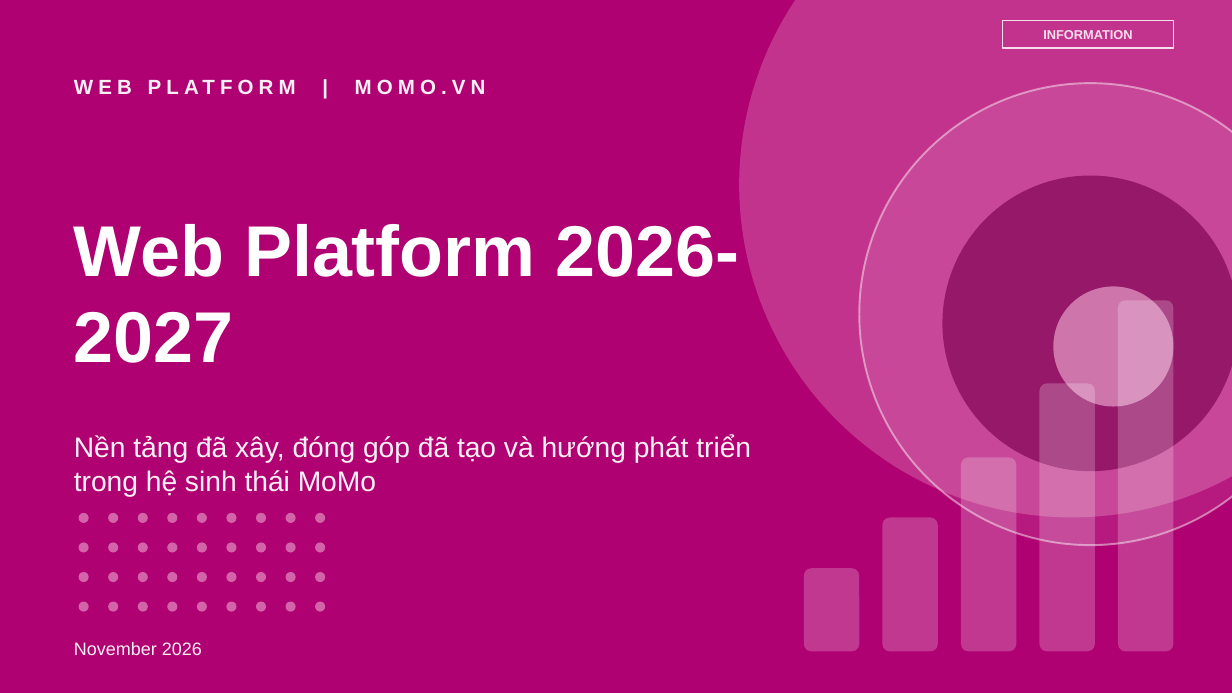
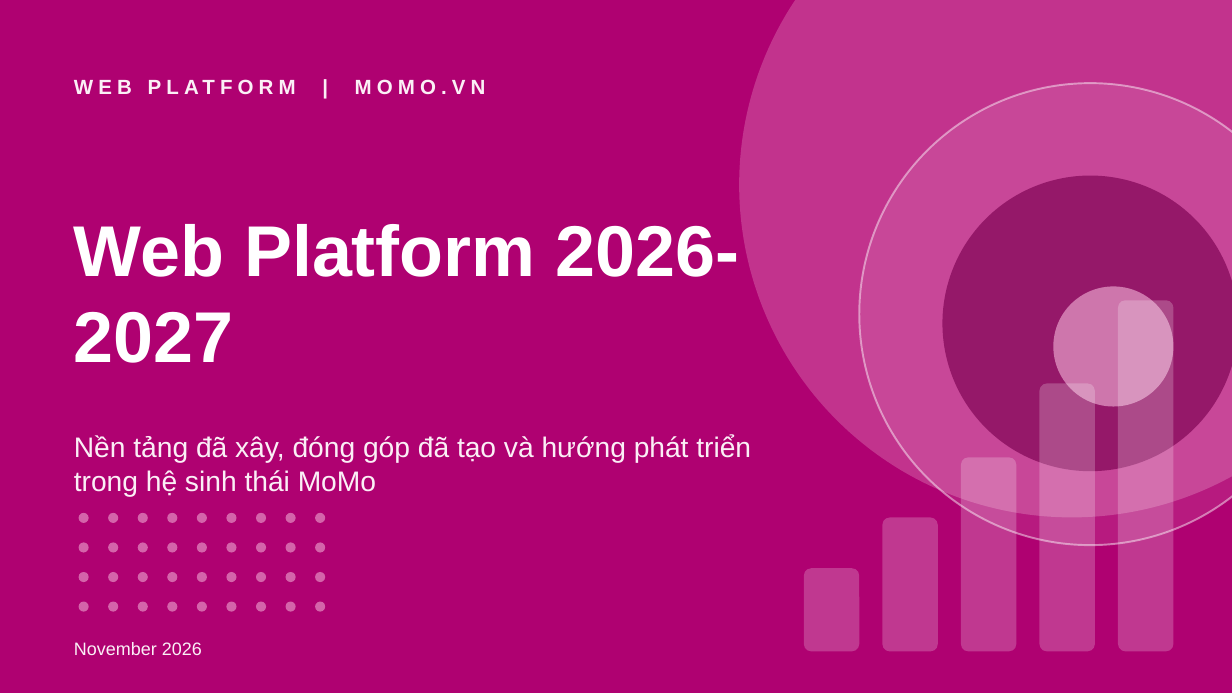
Before and after one commit to stormhoang/hienho-knowledgebase, a slide deck: slide 1 of 07_REPORTS/docs/strategy/2027 Direction - Web Platform (Framework).pptx. Drawn at 1232x693 pixels with LibreOffice and Linux fonts; fonts in the diff are those of the drawing. Boxes give left, top, right and bottom in pixels: in the first picture for what was removed or moved away, otherwise in the second. Text is boxed around its words. In the diff, an @@ line names an element or a change of style, - is before the commit and + after.

```diff
--- a/07_REPORTS/docs/strategy/2027 Direction - Web Platform (Framework).pptx
+++ b/07_REPORTS/docs/strategy/2027 Direction - Web Platform (Framework).pptx
@@ rectangle removed at (1003,20,1174,48) @@
-INFORMATION
```
Also in this commit, not shown: 12 other slides changed, 12 slides added, 6 slides removed, 2 other files.
